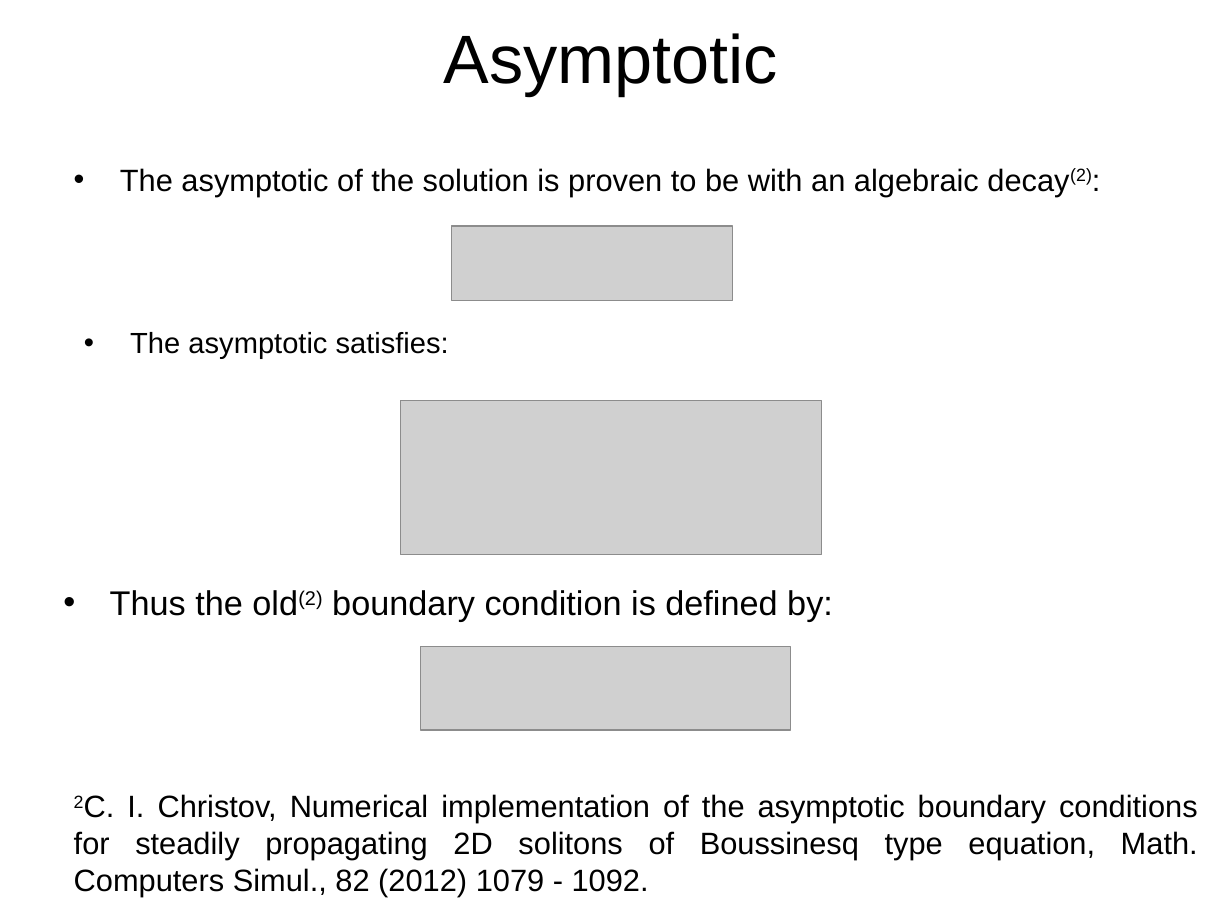
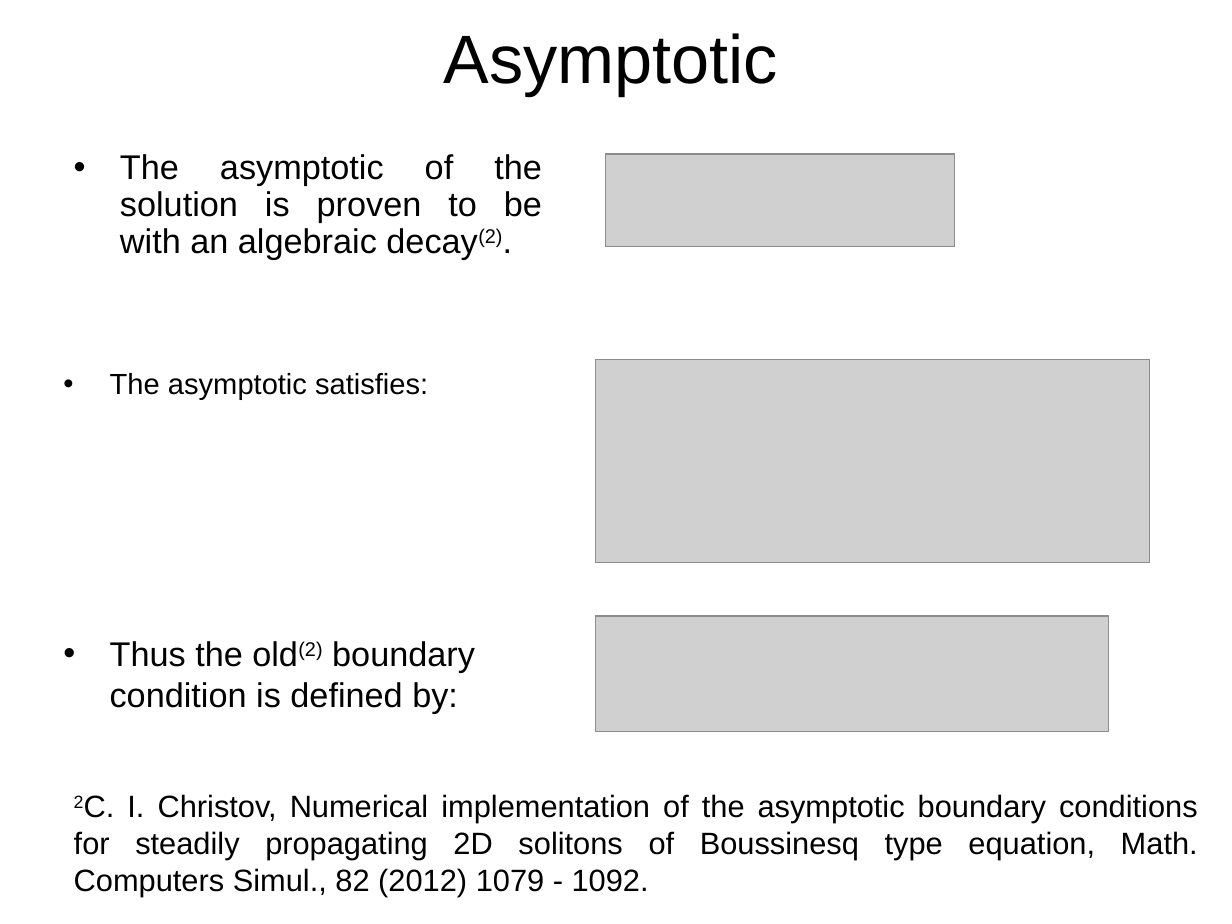
Before and after one commit to CloakMe/Boussinesq, a slide deck: slide 11 of Docu/Presentation Linz/Presentation.ppt. Drawn at 1232x924 pixels with LibreOffice and Linux fonts; fonts in the diff are those of the drawing; grey boxes stand for pictures. Boxes give left, top, right and bottom in pixels: in the first picture for what was removed or moved away, otherwise in the second. Text is boxed around its words. In the diff, an @@ line names an element or a change of style, - is before the commit and + after.

Commit message:
Finish!

```diff
--- a/Docu/Presentation Linz/Presentation.ppt
+++ b/Docu/Presentation Linz/Presentation.ppt
@@ text at (x1=120, y1=154, x2=542, y2=259): text changed; size 18 to 20 pt @@
-• The asymptotic of the solution is proven to be with an algebraic decay(2):
+• The asymptotic of the solution is proven to be with an algebraic decay(2).
@@ picture resized from (x1=452, y1=225, x2=733, y2=301) to (x1=606, y1=154, x2=955, y2=246) @@
@@ text "The asymptotic satisfies:" moved from (x1=130, y1=332, x2=449, y2=358) to (x1=110, y1=373, x2=428, y2=399) @@
@@ picture resized from (x1=400, y1=400, x2=822, y2=554) to (x1=595, y1=360, x2=1149, y2=563) @@
@@ text "Thus the old(2) boundary condition ..." rewrapped from (x1=110, y1=590, x2=833, y2=621) to (x1=110, y1=641, x2=475, y2=714) @@
@@ picture resized from (x1=421, y1=647, x2=791, y2=731) to (x1=595, y1=616, x2=1109, y2=732) @@
```
Also in this commit, not shown: 8 other slides changed, 3 slides added, 1 slide removed.
